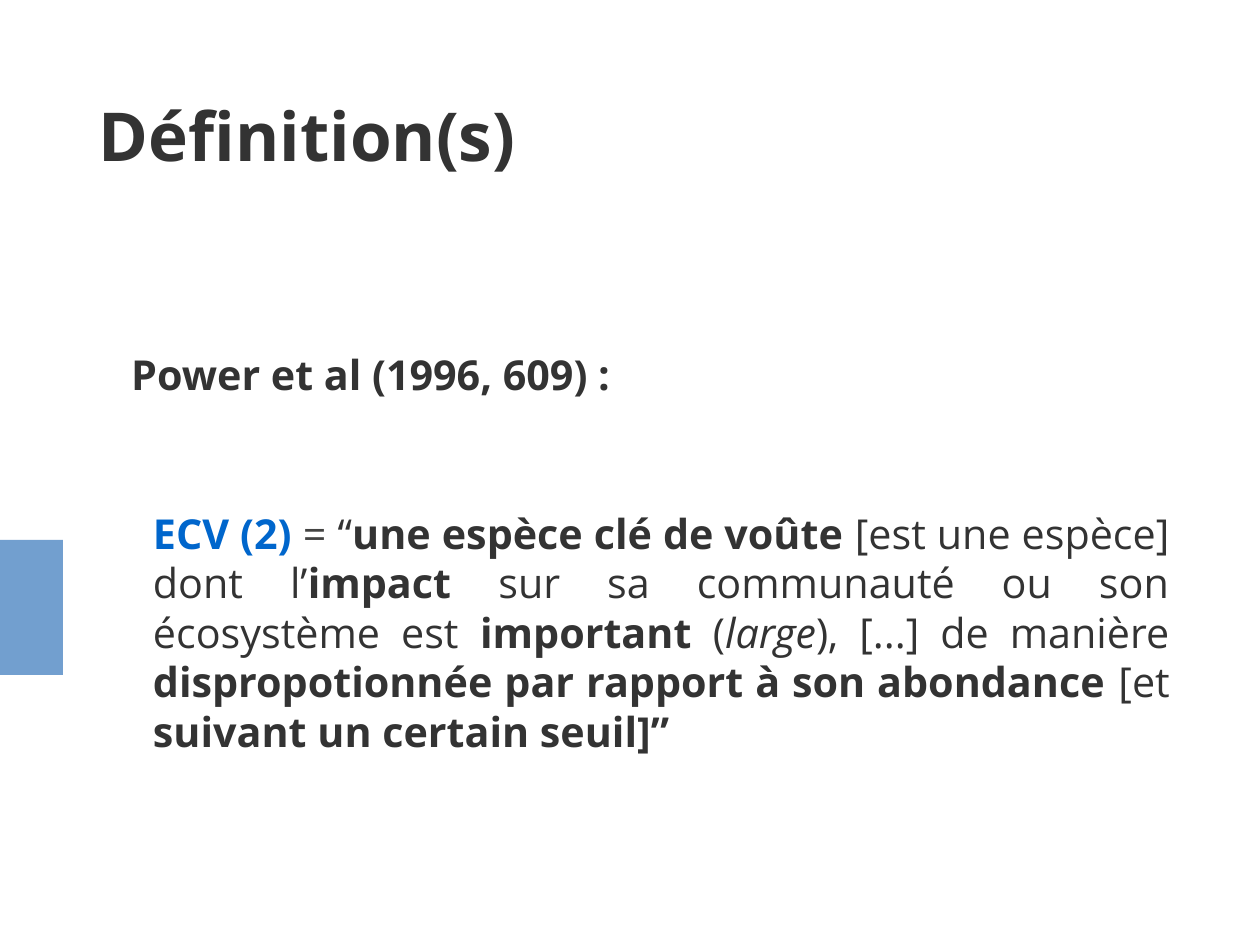
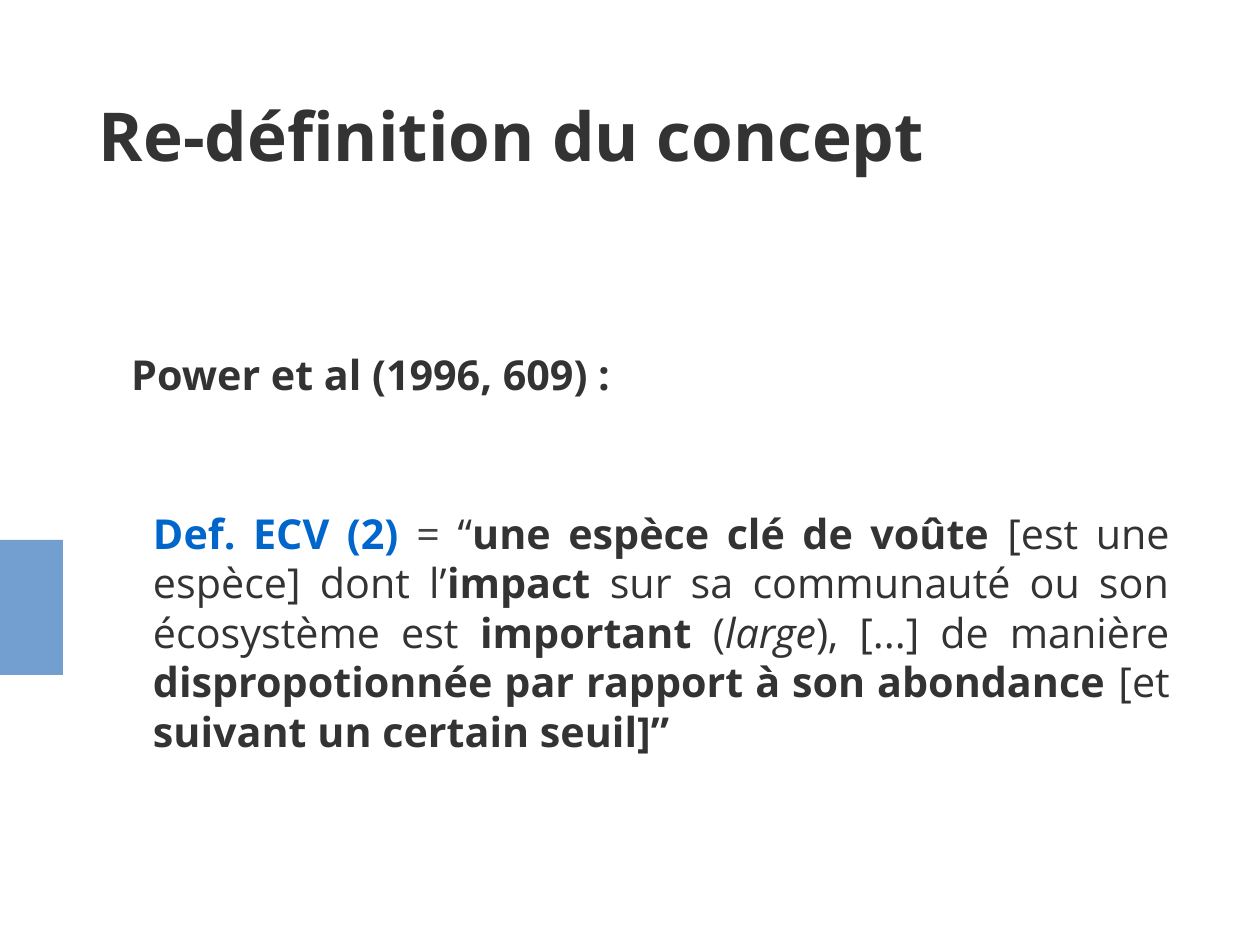
Before and after one commit to evadelmas/keystone_concept, a slide deck: slide 8 of presentation_LEIPS.odp (slide 5 before the commit). Drawn at 1260x945 pixels with LibreOffice and Linux fonts; fonts in the diff are those of the drawing. Boxes give left, top, right and bottom in pixels: in the first picture for what was removed or moved away, otherwise in the second. Text is boxed around its words. In the diff, an @@ line names an element or a change of style, - is before the commit and + after.

```diff
--- a/presentation_LEIPS.odp
+++ b/presentation_LEIPS.odp
@@ title at bbox=[99, 109, 924, 178]: text changed @@
-Définition(s)
+Re-définition du concept
@@ text at bbox=[153, 517, 1170, 754]: text changed @@
-ECV (2) = “une espèce clé de voûte [est une espèce] dont l’impact sur sa communauté ou son écosystème est important (large), [...] de manière dispropotionnée par rapport à son abondance [et suivant un certain seuil]”
+Def. ECV (2) = “une espèce clé de voûte [est une espèce] dont l’impact sur sa communauté ou son écosystème est important (large), [...] de manière dispropotionnée par rapport à son abondance [et suivant un certain seuil]”
```
Also in this commit, not shown: 3 other slides changed, 3 slides added, 1 other file.
